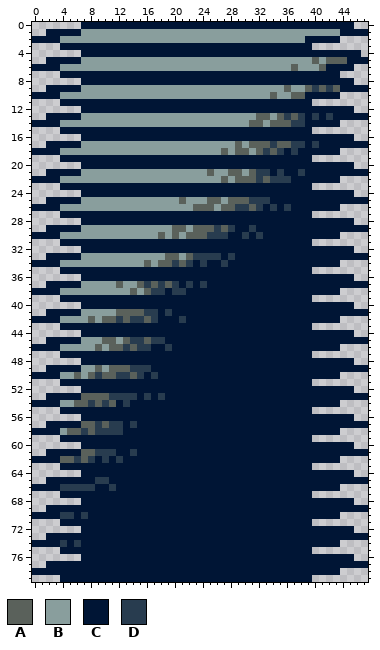
One commit to this sprite sheet: sprites/dashbar.png. This is how it looked before the edit.
The file is 48x80 pixels.
Palette (. is transparent): A #5a615b  B #899e9d  C #001535  D #283c4f
Pixels before, first column x 0:
 0 .......CCCCCCCCCCCCCCCCCCCCCCCCCCCCCCCCCCCCCCC..
 1 ..CCCCCBBBBBBBBBBBBBBBBBBBBBBBBBBBBBBBBBBBBBCCCC
 2 CCCCBBBBBBBBBBBBBBBBBBBBBBBBBBBBBBBBBBBCCCCC....
 3 ....CCCCCCCCCCCCCCCCCCCCCCCCCCCCCCCCCCCC........
 4 .......CCCCCCCCCCCCCCCCCCCCCCCCCCCCCCCCCCCCCCCC.
 5 ..CCCCCBBBBBBBBBBBBBBBBBBBBBBBBBBBBBBBBBABAAACCC
 6 CCCCBBBBBBBBBBBBBBBBBBBBBBBBBBBBBBBBBABBBACCCC..
 7 ....CCCCCCCCCCCCCCCCCCCCCCCCCCCCCCCCCCCCCCCC....
 8 .......CCCCCCCCCCCCCCCCCCCCCCCCCCCCCCCCCCCCCCC..
 9 ..CCCCCBBBBBBBBBBBBBBBBBBBBBBBBBBBBBABBADADACCCC
10 CCCCBBBBBBBBBBBBBBBBBBBBBBBBBBBBBBABBAACCCCC....
11 ....CCCCCCCCCCCCCCCCCCCCCCCCCCCCCCCCCCCC........
12 .......CCCCCCCCCCCCCCCCCCCCCCCCCCCCCCCCCCCCCCC..
13 ..CCCCCBBBBBBBBBBBBBBBBBBBBBBBBBAABADADCDCDCCCCC
14 CCCCBBBBBBBBBBBBBBBBBBBBBBBBBBBAABAAADDCCCCC....
15 ....CCCCCCCCCCCCCCCCCCCCCCCCCCCCCCCCCCCC........
16 .......CCCCCCCCCCCCCCCCCCCCCCCCCCCCCCCCCCCCCCC..
17 ..CCCCCBBBBBBBBBBBBBBBBBBBBBBABAAADAADDCDCCCCCCC
18 CCCCBBBBBBBBBBBBBBBBBBBBBBBABAABADADCDCCCCCC....
19 ....CCCCCCCCCCCCCCCCCCCCCCCCCCCCCCCCCCCC........
20 .......CCCCCCCCCCCCCCCCCCCCCCCCCCCCCCCCCCCCCCC..
21 ..CCCCCBBBBBBBBBBBBBBBBBBABBAABADDCDCCDCCCCCCCCC
22 CCCCBBBBBBBBBBBBBBBBBBBBBBBABAAADADDDCCCCCCC....
23 ....CCCCCCCCCCCCCCCCCCCCCCCCCCCCCCCCCCCC........
24 .......CCCCCCCCCCCCCCCCCCCCCCCCCCCCCCCCCCCCCCC..
25 ..CCCCCBBBBBBBBBBBBBBABBBAABAAADDDCCCCCCCCCCCCCC
26 CCCCBBBBBBBBBBBBBBBBBBBAAABAADDADCDCDCCCCCCC....
27 ....CCCCCCCCCCCCCCCCCCCCCCCCCCCCCCCCCCCC........
28 .......CCCCCCCCCCCCCCCCCCCCCCCCCCCCCCCCCCCCCCC..
29 ..CCCCCBBBBBBBBBBBBBAABAAADADCCDCCCCCCCCCCCCCCCC
30 CCCCBBBBBBBBBBBBBBABABAAADDDCCDCDCCCCCCCCCCC....
31 ....CCCCCCCCCCCCCCCCCCCCCCCCCCCCCCCCCCCC........
32 .......CCCCCCCCCCCCCCCCCCCCCCCCCCCCCCCCCCCCCCC..
33 ..CCCCCBBBBBBBBBBBBAABADDDDCDCCCCCCCCCCCCCCCCCCC
34 CCCCBBBBBBBBBBBBABAADADCDCCDCCCCCCCCCCCCCCCC....
35 ....CCCCCCCCCCCCCCCCCCCCCCCCCCCCCCCCCCCC........
36 .......CCCCCCCCCCCCCCCCCCCCCCCCCCCCCCCCCCCCCCC..
37 ..CCCCCBBBBBABBADADADCDCDCCCCCCCCCCCCCCCCCCCCCCC
38 CCCCBBBBBBBBBBABADDCDDCCCCCCCCCCCCCCCCCCCCCC....
39 ....CCCCCCCCCCCCCCCCCCCCCCCCCCCCCCCCCCCC........
40 .......CCCCCCCCCCCCCCCCCCCCCCCCCCCCCCCCCCCCCCC..
41 ..CCCCCBBBBBAAAADDCDCCCCCCCCCCCCCCCCCCCCCCCCCCCC
42 CCCCBBBBABAADADDADCCCDCCCCCCCCCCCCCCCCCCCCCC....
43 ....CCCCCCCCCCCCCCCCCCCCCCCCCCCCCCCCCCCC........
44 .......CCCCCCCCCCCCCCCCCCCCCCCCCCCCCCCCCCCCCCC..
45 ..CCCCCBBBAABADDADDCCCCCCCCCCCCCCCCCCCCCCCCCCCCC
46 CCCCBBBBBABAADADDCCDCCCCCCCCCCCCCCCCCCCCCCCC....
47 ....CCCCCCCCCCCCCCCCCCCCCCCCCCCCCCCCCCCC........
48 .......CCCCCCCCCCCCCCCCCCCCCCCCCCCCCCCCCCCCCCC..
49 ..CCCCCBBABAAADDDCCCCCCCCCCCCCCCCCCCCCCCCCCCCCCC
50 CCCCBBABADAADDADCDCCCCCCCCCCCCCCCCCCCCCCCCCC....
51 ....CCCCCCCCCCCCCCCCCCCCCCCCCCCCCCCCCCCC........
52 .......CCCCCCCCCCCCCCCCCCCCCCCCCCCCCCCCCCCCCCC..
53 ..CCCCCAAAADDDDCDCDCCCCCCCCCCCCCCCCCCCCCCCCCCCCC
54 CCCCBBAADADACDCCCCCCCCCCCCCCCCCCCCCCCCCCCCCC....
55 ....CCCCCCCCCCCCCCCCCCCCCCCCCCCCCCCCCCCC........
56 .......CCCCCCCCCCCCCCCCCCCCCCCCCCCCCCCCCCCCCCC..
57 ..CCCCCAADADDCDCCCCCCCCCCCCCCCCCCCCCCCCCCCCCCCCC
58 CCCCBAADADDDDCCCCCCCCCCCCCCCCCCCCCCCCCCCCCCC....
59 ....CCCCCCCCCCCCCCCCCCCCCCCCCCCCCCCCCCCC........
60 .......CCCCCCCCCCCCCCCCCCCCCCCCCCCCCCCCCCCCCCC..
61 ..CCCCCAADDDCCDCCCCCCCCCCCCCCCCCCCCCCCCCCCCCCCCC
62 CCCCAADADCDCDCCCCCCCCCCCCCCCCCCCCCCCCCCCCCCC....
63 ....CCCCCCCCCCCCCCCCCCCCCCCCCCCCCCCCCCCC........
64 .......CCCCCCCCCCCCCCCCCCCCCCCCCCCCCCCCCCCCCCC..
65 ..CCCCCCCDDCCCCCCCCCCCCCCCCCCCCCCCCCCCCCCCCCCCCC
66 CCCCDDDDDCCDCCCCCCCCCCCCCCCCCCCCCCCCCCCCCCCC....
67 ....CCCCCCCCCCCCCCCCCCCCCCCCCCCCCCCCCCCC........
68 .......CCCCCCCCCCCCCCCCCCCCCCCCCCCCCCCCCCCCCCC..
69 ..CCCCCCCCCCCCCCCCCCCCCCCCCCCCCCCCCCCCCCCCCCCCCC
70 CCCCDDCDCCCCCCCCCCCCCCCCCCCCCCCCCCCCCCCCCCCC....
71 ....CCCCCCCCCCCCCCCCCCCCCCCCCCCCCCCCCCCC........
72 .......CCCCCCCCCCCCCCCCCCCCCCCCCCCCCCCCCCCCCCC..
73 ..CCCCCCCCCCCCCCCCCCCCCCCCCCCCCCCCCCCCCCCCCCCCCC
74 CCCCDCDCCCCCCCCCCCCCCCCCCCCCCCCCCCCCCCCCCCCC....
75 ....CCCCCCCCCCCCCCCCCCCCCCCCCCCCCCCCCCCC........
76 .......CCCCCCCCCCCCCCCCCCCCCCCCCCCCCCCCCCCCCCC..
77 ..CCCCCCCCCCCCCCCCCCCCCCCCCCCCCCCCCCCCCCCCCCCCCC
78 CCCCCCCCCCCCCCCCCCCCCCCCCCCCCCCCCCCCCCCCCCCC....
79 ....CCCCCCCCCCCCCCCCCCCCCCCCCCCCCCCCCCCC........
After the commit:
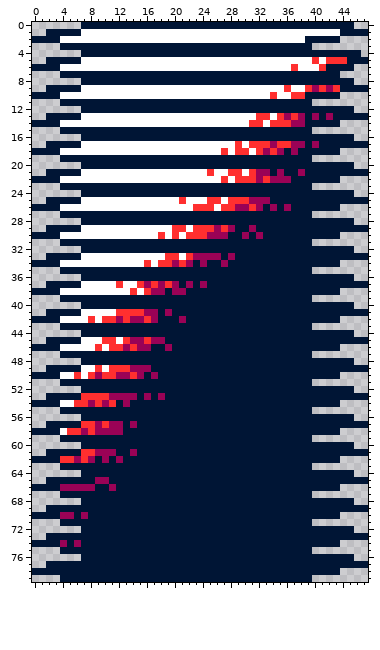
Difference:
colour A: #5a615b -> #ff2f2f
colour B: #899e9d -> #ffffff
colour D: #283c4f -> #9a0256
Where, in picture pixels (left, top, right, bottom), the same in both pictures:
changed: (60, 29, 347, 547)
